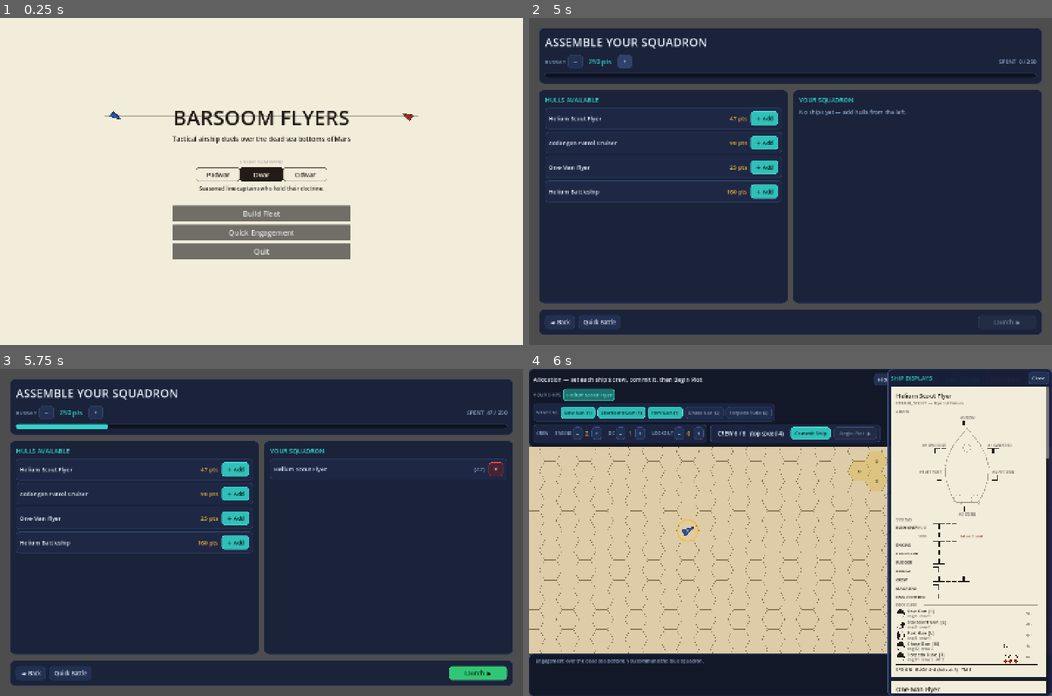
Above: before the commit, frames 1-4 (two rows, left to right).
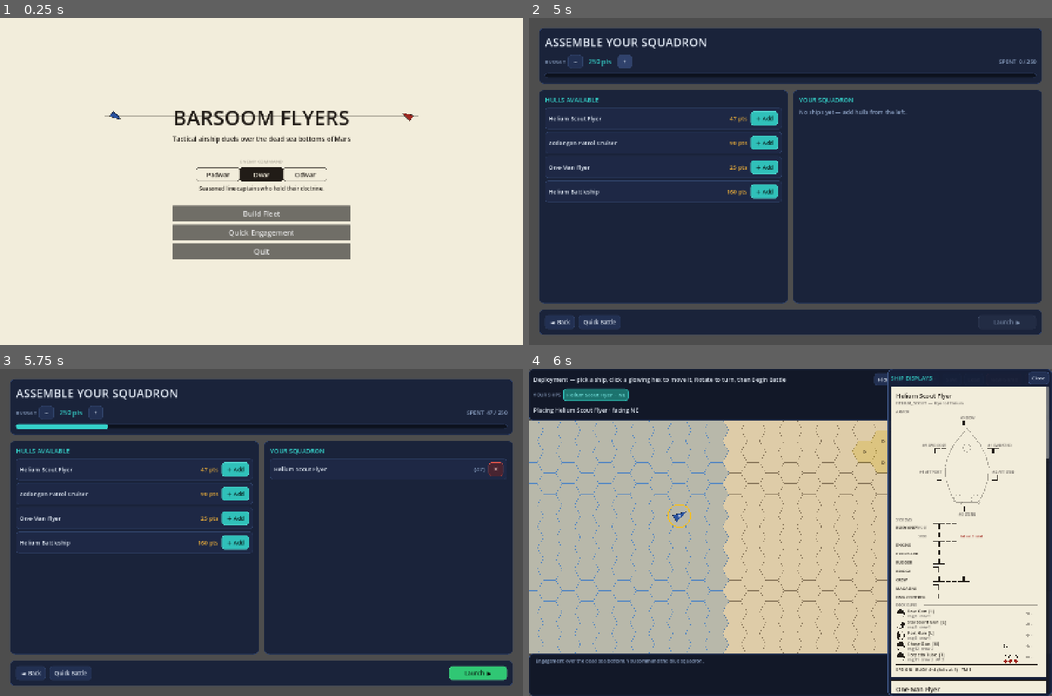
Above: after the commit, the same moments.

Repository: pklinker/martian-flyers
Game: Godot game, scene res://ui/main_menu.tscn
Two runs of this game, one before a commit and one after it. Both use one fixed random seed, a clock stepped at 60 frames per second and the inputs below.
Inputs:
- Up to frame 1 (0.25 s): no input
- Up to frame 2 (5 s): click "Padwar" at 0.5 s; click "Dwar" at 1.25 s; click "Odwar" at 2 s; click "Build Fleet" at 2.75 s; click "–" at 3.5 s; click "+" at 4.25 s
- Up to frame 3 (5.75 s): click "＋ Add" at 5 s
- Up to frame 4 (6 s): click "Launch ▶" at 5.75 s

Frames 1-3 are identical in both runs. In frame 4, 34% of the frame differs, in the area x 0-69%, y 2-87%.

Commit message:
place ships and fix map bounds

Diff:
--- a/src/rules/turn_engine.gd
+++ b/src/rules/turn_engine.gd
@@ -42,6 +42,19 @@
 ## and stops a crippled flyer from fleeing forever.
 var map_cols: int = 48
 var map_rows: int = 48
+
+## Deployment (pre-game placement). A player deploys only inside a band on their
+## own side of the field and never within striking distance of the enemy, so no
+## fleet can open the engagement on top of the other. Both are rules — validated
+## in is_legal_deploy_hex — not UI hints.
+##   DEPLOY_ZONE_COLS: width of the player's band, measured from the west edge
+##                     (columns 0 .. DEPLOY_ZONE_COLS-1) — the western half of the
+##                     default 48-wide field. The enemy line deploys east of
+##                     centre, so this keeps the player on their own side.
+##   DEPLOY_MIN_SEPARATION: the smallest legal hex distance between any player
+##                     ship and any enemy ship at deployment.
+const DEPLOY_ZONE_COLS := 24
+const DEPLOY_MIN_SEPARATION := 10
 
 ## Movement sequencer state, owned here so every client (UI, AI, tests) shares
 ## one impulse sequence. Driven via begin_movement()/next_mover().
@@ -131,6 +144,72 @@
 			if HexMath.distance(center, h) == radius:
 				out.append(h)
 	return out
+
+
+# ---------------------------------------------------------------------------
+# Deployment: pre-game placement of one side's ships. The fleet is already
+# created (setup_fleet/setup_rosters put every ship in a valid initial spot);
+# these let a client relocate a ship within the legal zone before the first
+# turn. Pure rules — no rendering, no phase change.
+# ---------------------------------------------------------------------------
+
+## May `side` legally deploy a ship onto `hex`? All must hold: the hex is on the
+## board, inside that side's deployment band, unoccupied, and at least
+## DEPLOY_MIN_SEPARATION from every living enemy ship. `moving_ship` (the ship
+## being relocated, if any) is ignored by the occupancy test so re-dropping a
+## ship on or beside its own current hex is allowed.
+func is_legal_deploy_hex(hex: Vector2i, side: int, moving_ship: ShipState = null) -> bool:
+	if not map_contains(hex):
+		return false
+	if not _in_deploy_band(hex, side):
+		return false
+	for s in ships:
+		if s == moving_ship:
+			continue
+		if s.hex == hex and not s.is_destroyed:
+			return false
+		if s.side != side and not s.is_destroyed \
+				and HexMath.distance(hex, s.hex) < DEPLOY_MIN_SEPARATION:
+			return false
+	return true
+
+
+## Every legal deploy hex for `side` (for a client to highlight). `moving_ship`
+## is excluded from occupancy as in is_legal_deploy_hex. Bounded scan over the
+## side's band columns — cheap (band width x map_rows).
+func legal_deploy_hexes(side: int, moving_ship: ShipState = null) -> Array[Vector2i]:
+	var out: Array[Vector2i] = []
+	for q in _deploy_cols(side):
+		var off := map_row_offset(q)
+		for r in range(off, off + map_rows):
+			var hex := Vector2i(q, r)
+			if is_legal_deploy_hex(hex, side, moving_ship):
+				out.append(hex)
+	return out
+
+
+## Relocate an already-deployed `ship` to `hex`/`facing`. Returns false and
+## leaves the ship untouched if the hex is not a legal deploy hex for its side.
+func place_ship(ship: ShipState, hex: Vector2i, facing: int) -> bool:
+	if not is_legal_deploy_hex(hex, ship.side, ship):
+		return false
+	ship.hex = hex
+	ship.facing = ((facing % 6) + 6) % 6
+	return true
+
+
+## The column range a side deploys in. Side 0 holds the western band; side 1 the
+## mirrored eastern band. Returned as a half-open [from, to) range.
+func _deploy_cols(side: int) -> Array:
+	if side == 0:
+		return range(0, DEPLOY_ZONE_COLS)
+	return range(map_cols - DEPLOY_ZONE_COLS, map_cols)
+
+
+func _in_deploy_band(hex: Vector2i, side: int) -> bool:
+	if side == 0:
+		return hex.x >= 0 and hex.x < DEPLOY_ZONE_COLS
+	return hex.x >= map_cols - DEPLOY_ZONE_COLS and hex.x < map_cols
 
 
 func _place_terrain() -> void:
--- a/tests/test_rules.gd
+++ b/tests/test_rules.gd
@@ -74,6 +74,7 @@
 
 	_suite("Fleets")
 	_test_fleet_setup()
+	_test_deployment_rules()
 	_test_side_victory()
 	_test_fleet_cadence()
 	_test_fleet_ai_battle()
@@ -1076,6 +1077,88 @@
 			rosters_on_board = false
 	_check(rosters_on_board, "every roster-deployed ship is on the board")
 	_check(_no_ship_stacks(rosters), "no two roster-deployed ships share a hex")
+
+
+func _test_deployment_rules() -> void:
+	# A 1-v-1 with the player (side 0) west and the enemy parked deep in the east.
+	var e := TurnEngine.new()
+	e.setup_fleet([
+		{ "ship_id": &"helium_scout", "side": 0, "hex": Vector2i(6, 12), "facing": 1 },
+		{ "ship_id": &"zodanga_cruiser", "side": 1, "hex": Vector2i(40, 12), "facing": 4 },
+	], 99)
+	var player := e.ships[0]
+
+	# A clean western hex, well clear of the enemy, is legal.
+	_check(e.is_legal_deploy_hex(Vector2i(8, 12), 0),
+			"clean hex inside the western band, far from the enemy, is legal")
+
+	# Off-board is rejected.
+	_check(not e.is_legal_deploy_hex(Vector2i(-3, 12), 0),
+			"off-board deploy hex is rejected")
+
+	# Outside the band (eastern half) is rejected even with no enemy nearby.
+	_check(not e.is_legal_deploy_hex(Vector2i(TurnEngine.DEPLOY_ZONE_COLS, 12), 0),
+			"hex past the deploy band is rejected for side 0")
+
+	# Occupied by another (non-moving) ship is rejected; the same hex is fine when
+	# that very ship is the one being moved.
+	var p2 := ShipState.create(ShipLibrary.ship(&"one_man_flyer"), 0, Vector2i(8, 14), 1)
+	e.ships.append(p2)
+	_check(not e.is_legal_deploy_hex(Vector2i(8, 14), 0),
+			"hex occupied by another ship is rejected")
+	_check(e.is_legal_deploy_hex(Vector2i(8, 14), 0, p2),
+			"the moving ship does not collide with its own current hex")
+	e.ships.erase(p2)
+
+	# Within the minimum separation of an enemy is rejected; one hex beyond is ok.
+	# Place the enemy just past the band so both test hexes fall inside the band
+	# and only the separation rule decides them.
+	var wide := TurnEngine.new()
+	wide.setup_fleet([
+		{ "ship_id": &"helium_scout", "side": 0, "hex": Vector2i(2, 12), "facing": 1 },
+		{ "ship_id": &"zodanga_cruiser", "side": 1,
+			"hex": Vector2i(TurnEngine.DEPLOY_ZONE_COLS + 2, 12), "facing": 4 },
+	], 7)
+	var foe := wide.ships[1]
+	var inside := foe.hex - Vector2i(TurnEngine.DEPLOY_MIN_SEPARATION - 1, 0)
+	var beyond := foe.hex - Vector2i(TurnEngine.DEPLOY_MIN_SEPARATION, 0)
+	if wide._in_deploy_band(inside, 0):
+		_check(not wide.is_legal_deploy_hex(inside, 0),
+				"hex within DEPLOY_MIN_SEPARATION of an enemy is rejected")
+	if wide._in_deploy_band(beyond, 0):
+		_check(wide.is_legal_deploy_hex(beyond, 0),
+				"hex exactly DEPLOY_MIN_SEPARATION from an enemy is legal")
+
+	# legal_deploy_hexes returns only legal hexes, all inside the band.
+	var hexes := e.legal_deploy_hexes(0, player)
+	_check(hexes.size() > 0, "legal_deploy_hexes finds room for the player")
+	var all_legal := true
+	for h in hexes:
+		if not e.is_legal_deploy_hex(h, 0, player) or h.x >= TurnEngine.DEPLOY_ZONE_COLS:
+			all_legal = false
+	_check(all_legal, "every hex from legal_deploy_hexes is legal and in-band")
+
+	# place_ship moves a ship to a legal hex and refuses an illegal one.
+	_check(e.place_ship(player, Vector2i(10, 10), 3),
+			"place_ship accepts a legal hex")
+	_check_eq(player.hex, Vector2i(10, 10), "place_ship moved the ship")
+	_check_eq(player.facing, 3, "place_ship set the new facing")
+	var before := player.hex
+	_check(not e.place_ship(player, Vector2i(45, 10), 0),
+			"place_ship refuses an out-of-band hex")
+	_check_eq(player.hex, before, "a refused place_ship leaves the ship put")
+
+	# The shipped default roster layout must itself be fully legal — no ship
+	# starts off its own side or inside the enemy's striking distance.
+	var def := TurnEngine.new()
+	def.setup_rosters(
+		[&"helium_scout", &"one_man_flyer"],
+		[&"zodanga_cruiser", &"helium_battleship"], 321)
+	var default_legal := true
+	for s in def.ships:
+		if not def.is_legal_deploy_hex(s.hex, s.side, s):
+			default_legal = false
+	_check(default_legal, "default roster layout is a legal deployment for both sides")
 
 
 func _test_side_victory() -> void:
--- a/ui/hex_map.gd
+++ b/ui/hex_map.gd
@@ -25,6 +25,8 @@
 const GRID := Color(0.45, 0.38, 0.28, 0.55)
 const HIGHLIGHT := Color(0.25, 0.60, 0.25, 0.45)
 const HIGHLIGHT_EDGE := Color(0.15, 0.45, 0.15)
+const DEPLOY_ZONE := Color(0.20, 0.45, 0.70, 0.22)   # legal deploy hexes (pre-game)
+const DEPLOY_ZONE_EDGE := Color(0.30, 0.55, 0.85, 0.55)
 const ACTIVE_RING := Color(0.95, 0.75, 0.15)
 const TARGET_RETICLE := Color(0.85, 0.18, 0.15, 0.9)
 const SIDE_COLORS: Array[Color] = [Color(0.16, 0.32, 0.62), Color(0.62, 0.16, 0.13)]
@@ -38,6 +40,11 @@
 var engine: TurnEngine
 var highlight_moves: Array[Dictionary] = []
 var active_ship: ShipState
+
+## Legal deployment hexes for the pre-game placement phase. A separate channel
+## from highlight_moves (which is move-shaped and means "legal moves this
+## impulse") so the two never interfere. Drawn as a translucent zone tint.
+var deploy_hexes: Array[Vector2i] = []
 
 ## Hexes the active ship's chosen guns are currently aimed at (FIRE phase). Pure
 ## presentation — drawn as target reticles so the player sees who they'll shoot.
@@ -83,6 +90,11 @@
 
 func clear_highlights() -> void:
 	highlight_moves = []
+	queue_redraw()
+
+## Tint the legal deployment hexes (pre-game). Pass an empty array to clear.
+func set_deploy_highlights(hexes: Array[Vector2i]) -> void:
+	deploy_hexes = hexes
 	queue_redraw()
 
 ## Mark which ship the per-ship phase bars (allocate/plot/fire) are editing, so
@@ -141,8 +153,15 @@
 
 func _ready() -> void:
 	clip_contents = true                  # keep the scrolling field inside the map rect
-	resized.connect(queue_redraw)
+	resized.connect(_on_resized)
 	set_process(false)                    # only tick while effects are alive
+
+
+## A larger view can outrun the previous clamp, exposing void at an edge — re-pin
+## the camera to the board before redrawing.
+func _on_resized() -> void:
+	_clamp_camera()
+	queue_redraw()
 
 
 # ---------------------------------------------------------------------------
@@ -213,22 +232,60 @@
 	hex_size = clampf(minf(size.x / w_units, size.y / h_units), MIN_HEX, DEFAULT_HEX)
 	_cam_center = (lo + hi) * 0.5
 	_needs_initial_frame = false
+	_clamp_camera()
 	queue_redraw()
 
 ## Hold `hex` at the centre of the view (used to follow the active mover).
 func center_on(hex: Vector2i) -> void:
 	_cam_center = HexMath.to_cartesian(hex)
+	_clamp_camera()
 	queue_redraw()
 
 ## Pan by a pixel delta (drag / two-finger scroll): move the world under the view.
 func pan(delta_px: Vector2) -> void:
 	_cam_center -= delta_px / hex_size
+	_clamp_camera()
 	queue_redraw()
 
 ## Zoom about the view centre by a multiplicative factor (wheel / pinch).
 func zoom_by(factor: float) -> void:
 	hex_size = clampf(hex_size * factor, MIN_HEX, MAX_HEX)
-	queue_redraw()
+	_clamp_camera()
+	queue_redraw()
+
+## Keep the view over the playfield: the field never scrolls off into the empty
+## sea-bottom void. The camera centre is held so the view stays inside the board's
+## cartesian bounds (plus a one-hex margin); on any axis where the board is
+## smaller than the view, the board is centred instead.
+func _clamp_camera() -> void:
+	if size.x <= 0.0 or size.y <= 0.0 or hex_size <= 0.0:
+		return
+	var b := _board_bounds()
+	var lo := b.position - Vector2(HALF_W, HALF_H)
+	var hi := b.end + Vector2(HALF_W, HALF_H)
+	var half := size * 0.5 / hex_size
+	for axis in 2:
+		if hi[axis] - lo[axis] <= 2.0 * half[axis]:
+			_cam_center[axis] = (lo[axis] + hi[axis]) * 0.5
+		else:
+			_cam_center[axis] = clampf(_cam_center[axis], lo[axis] + half[axis], hi[axis] - half[axis])
+
+## Cartesian bounding box of the whole playfield. The board is a sheared
+## rectangle in axial space, so its cartesian extent is found from the corner
+## columns' top/bottom rows (an even and an odd column capture the half-hex
+## y-shear at both ends).
+func _board_bounds() -> Rect2:
+	var lo := Vector2(INF, INF)
+	var hi := -lo
+	for q in [0, 1, cols - 2, cols - 1]:
+		if q < 0 or q >= cols:
+			continue
+		var off := row_offset(q)
+		for r in [off, off + rows - 1]:
+			var c := HexMath.to_cartesian(Vector2i(q, r))
+			lo = lo.min(c)
+			hi = hi.max(c)
+	return Rect2(lo, hi - lo)
 
 
 # ---------------------------------------------------------------------------
@@ -328,6 +385,16 @@
 					TerrainDef.display_name(t).substr(0, 1),
 					HORIZONTAL_ALIGNMENT_LEFT, -1, 10,
 					Color(0.12, 0.08, 0.03, 0.90))
+
+	# Deployment-zone tint (pre-game placement): legal deploy hexes, beneath the
+	# legal-move highlights and ships.
+	for hex in deploy_hexes:
+		var c := hex_to_pixel(hex)
+		if c.x < -cull or c.x > size.x + cull or c.y < -cull or c.y > size.y + cull:
+			continue
+		draw_colored_polygon(_corners(c), DEPLOY_ZONE)
+		var dpts := _corners(c)
+		draw_polyline(dpts + PackedVector2Array([dpts[0]]), DEPLOY_ZONE_EDGE, 1.0)
 
 	# Legal-move highlights
 	for m in highlight_moves:
--- a/ui/map_demo.gd
+++ b/ui/map_demo.gd
@@ -14,7 +14,7 @@
 ## All rules live in the engine; this scene is choreography. Victory is decided by
 ## the engine on a side basis (a fleet loses only when its last ship is out).
 
-enum DemoPhase { ALLOCATE, PLOT, MOVE, FIRE, OVER }
+enum DemoPhase { DEPLOY, ALLOCATE, PLOT, MOVE, FIRE, OVER }
 
 const PLAYER_SIDE := 0
 const AI_SIDE := 1
@@ -47,9 +47,16 @@
 var roster_bar: HBoxContainer
 
 # Phase bars (only one visible at a time, beneath the persistent top bar).
+var deploy_bar: HBoxContainer    # pre-game placement: rotate / auto-place / begin
 var alloc_bar: VBoxContainer     # Crew row on top, Stats + Action row below
 var plot_bar: HBoxContainer
 var fire_bar: VBoxContainer       # target row on top, gun chips wrapping below
+
+# Deploy-bar widgets (built once).
+var deploy_begin_btn: Button
+var deploy_status: Label          # "Placing <ship> · facing <dir>"
+# Each player ship's position/facing on entering DEPLOY, so Auto-Place can reset.
+var _deploy_initial: Dictionary = {}
 
 # Plot-bar widgets (built once).
 var speed_label: Label
@@ -136,6 +143,19 @@
 	top_v.add_child(roster_bar)
 
 	# Row 3: the active phase's configuration bar (only one shown at a time).
+	# Pre-game deployment: rotate the active ship, reset the line, or commit.
+	deploy_bar = HBoxContainer.new()
+	deploy_bar.add_theme_constant_override("separation", 8)
+	top_v.add_child(deploy_bar)
+	deploy_status = UiTheme.label("", UiTheme.COL_TEXT, 15, true)
+	deploy_status.size_flags_horizontal = Control.SIZE_EXPAND_FILL
+	deploy_status.size_flags_vertical = Control.SIZE_SHRINK_CENTER
+	deploy_bar.add_child(deploy_status)
+	_add_button(deploy_bar, "◀ Rotate", _on_deploy_rotate.bind(-1), "stepper")
+	_add_button(deploy_bar, "Rotate ▶", _on_deploy_rotate.bind(1), "stepper")
+	_add_button(deploy_bar, "Auto-Place", _on_deploy_auto, "system")
+	deploy_begin_btn = _add_button(deploy_bar, "Begin Battle  ▶", _on_begin_battle, "primary")
+
 	# A VBox: the Crew toggles get their own full-width row, with the Stats and
 	# Action sub-panels on a second row beneath them.
 	alloc_bar = VBoxContainer.new()
@@ -319,7 +339,9 @@
 
 
 func _show_bar(ph: DemoPhase) -> void:
-	roster_bar.visible = ph == DemoPhase.ALLOCATE or ph == DemoPhase.PLOT or ph == DemoPhase.FIRE
+	roster_bar.visible = ph == DemoPhase.DEPLOY or ph == DemoPhase.ALLOCATE \
+			or ph == DemoPhase.PLOT or ph == DemoPhase.FIRE
+	deploy_bar.visible = ph == DemoPhase.DEPLOY
 	alloc_bar.visible = ph == DemoPhase.ALLOCATE
 	plot_bar.visible = ph == DemoPhase.PLOT
 	fire_bar.visible = ph == DemoPhase.FIRE
@@ -353,7 +375,7 @@
 	_fire_choice = {}
 	log_box.clear()
 	log_box.append_text("Engagement over the dead sea bottom. You command the blue squadron.\n")
-	_enter_allocate()
+	_enter_deploy()
 
 
 ## Adopt `e` as the live engine: wire its signals, build an AI for every enemy
@@ -492,6 +514,8 @@
 func _roster_label(ps: ShipState) -> String:
 	var disp := ps.def.display_name
 	match phase:
+		DemoPhase.DEPLOY:
+			return "%s  ·  %s" % [disp, _facing_name(ps.facing)]
 		DemoPhase.ALLOCATE:
 			var done := _alloc.has(ps) and bool(_alloc[ps].get("committed", false))
 			return "%s%s" % [disp, "  ✓" if done else ""]
@@ -510,6 +534,9 @@
 	_active = s
 	map.set_active_ship(s)
 	match phase:
+		DemoPhase.DEPLOY:
+			map.center_on(s.hex)
+			_refresh_deploy()
 		DemoPhase.ALLOCATE:
 			_load_active_alloc()
 		DemoPhase.PLOT:
@@ -518,6 +545,96 @@
 			_rebuild_fire_bar()
 			_update_fire_markers()
 	_rebuild_roster()
+
+
+# --- DEPLOY ----------------------------------------------------------------
+# Pre-game placement. The fleet is already laid out on the default lines (the
+# engine guarantees legal spots); here the player may relocate and re-face their
+# own ships inside the deployment zone before the first turn begins. The enemy
+# fleet is already placed and left alone. Skipped on load/resume (those restore
+# real positions and re-open ALLOCATE directly).
+
+func _enter_deploy() -> void:
+	phase = DemoPhase.DEPLOY
+	map.clear_highlights()
+	map.set_fire_targets([])
+	# Remember where each ship started so Auto-Place can restore the line.
+	_deploy_initial = {}
+	for ps in _players():
+		_deploy_initial[ps] = { "hex": ps.hex, "facing": ps.facing }
+	_active = _players()[0]
+	map.set_active_ship(_active)
+	# Frame the whole engagement so the player can see the enemy line (and judge
+	# the separation gap), not just their own ship.
+	map.frame_ships()
+	_rebuild_roster()
+	_show_bar(DemoPhase.DEPLOY)
+	_refresh_deploy()
+
+
+## Re-tint the legal deploy hexes for the active ship, refresh the status line and
+## re-gate Begin Battle. Called on entry, on selecting a ship, and after any
+## move/rotate.
+func _refresh_deploy() -> void:
+	if _active != null:
+		map.set_deploy_highlights(engine.legal_deploy_hexes(PLAYER_SIDE, _active))
+		deploy_status.text = "Placing %s · facing %s" % [
+				_active.def.display_name, _facing_name(_active.facing)]
+	else:
+		map.set_deploy_highlights([])
+		deploy_status.text = ""
+	var ready := _all_player_deployed_legally()
+	deploy_begin_btn.disabled = not ready
+	# The phase line doubles as the hint: the how-to while ready, a reason while not.
+	if ready:
+		phase_label.text = "Deployment — pick a ship, click a glowing hex to move it, " \
+				+ "Rotate to turn, then Begin Battle"
+	else:
+		phase_label.text = "Deployment — a ship is out of its zone or too near the " \
+				+ "enemy; move it onto a glowing hex before Begin Battle"
+
+
+## Compass name for a facing (0 = north, clockwise), for the deploy status line.
+const _FACING_NAMES := ["N", "NE", "SE", "S", "SW", "NW"]
+func _facing_name(facing: int) -> String:
+	return _FACING_NAMES[((facing % 6) + 6) % 6]
+
+
+## Every living player ship sits on a hex that is still a legal deployment (always
+## true while ships only move via place_ship, but it guards the commit either way).
+func _all_player_deployed_legally() -> bool:
+	for ps in _players():
+		if not engine.is_legal_deploy_hex(ps.hex, PLAYER_SIDE, ps):
+			return false
+	return true
+
+
+## Turn the active ship in place during deployment (facing is free of the zone
+## rules, so this never changes which hexes are legal — just redraw).
+func _on_deploy_rotate(dir: int) -> void:
+	if _active == null:
+		return
+	_active.facing = ((_active.facing + dir) % 6 + 6) % 6
+	_refresh_deploy()
+	_rebuild_roster()
+
+
+## Reset every player ship to the position/facing it had when deployment opened.
+func _on_deploy_auto() -> void:
+	for ps in _players():
+		if _deploy_initial.has(ps):
+			ps.hex = _deploy_initial[ps]["hex"]
+			ps.facing = _deploy_initial[ps]["facing"]
+	_refresh_deploy()
+	_rebuild_roster()
+
+
+## Lock in the deployment and start the first turn.
+func _on_begin_battle() -> void:
+	if not _all_player_deployed_legally():
+		return
+	map.set_deploy_highlights([])
+	_enter_allocate()
 
 
 # --- ALLOCATE --------------------------------------------------------------
@@ -1056,6 +1173,9 @@
 ## A bare hex click (not a move highlight): in ALLOCATE/PLOT/FIRE, clicking one
 ## of your ships selects it; in FIRE, clicking an enemy retargets the active ship.
 func _on_hex_clicked(hex: Vector2i) -> void:
+	if phase == DemoPhase.DEPLOY:
+		_on_deploy_hex_clicked(hex)
+		return
 	var s := _ship_at(hex)
 	if s == null:
 		return
@@ -1064,6 +1184,20 @@
 		_select_ship(s)
 	elif s.side == AI_SIDE and phase == DemoPhase.FIRE:
 		_retarget_active(s)
+
+
+## DEPLOY click: clicking one of your ships selects it; clicking an empty legal
+## hex moves the active ship there (keeping its current facing). Clicks on the
+## enemy or on an illegal hex are ignored.
+func _on_deploy_hex_clicked(hex: Vector2i) -> void:
+	var s := _ship_at(hex)
+	if s != null:
+		if s.side == PLAYER_SIDE:
+			_select_ship(s)
+		return
+	if _active != null and engine.place_ship(_active, hex, _active.facing):
+		_refresh_deploy()
+		_rebuild_roster()
 
 
 ## Mount indices whose toggle in `bar` is currently on (works for any BaseButton
